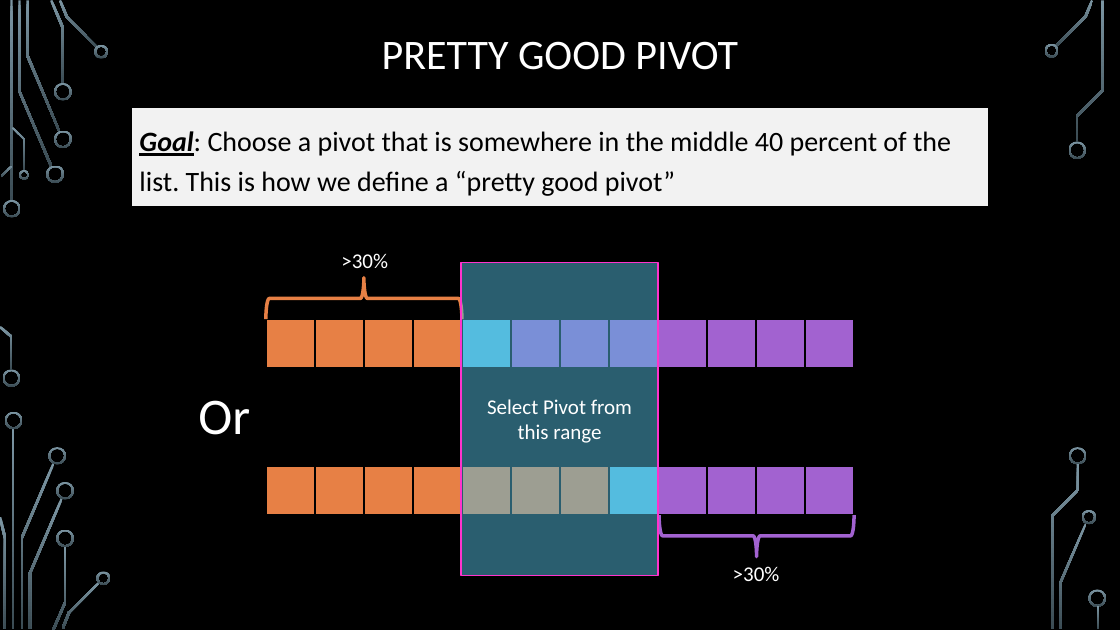
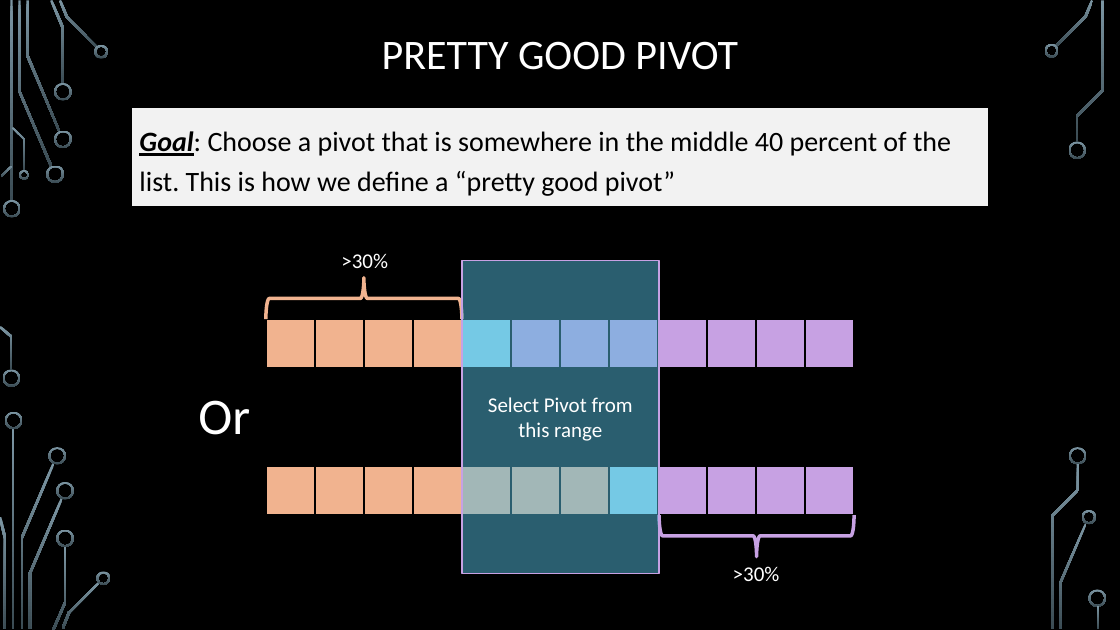
Before and after one commit to markfloryan/dsa2, a slide deck: slide 17 of slides/02-5-Quickselect.pptx. Drawn at 1120x630 pixels with LibreOffice and Linux fonts; fonts in the diff are those of the drawing; background and template pictures are left out. Boxes give left, top, right and bottom in pixels: in the first picture for what was removed or moved away, otherwise in the second. Text is boxed around its words. In the diff, an @@ line names an element or a change of style, - is before the commit and + after.

```diff
--- a/slides/02-5-Quickselect.pptx
+++ b/slides/02-5-Quickselect.pptx
@@ rectangle "Select Pivot from this range" at box(462, 260, 660, 574): outline #FF33CC 1.25 pt to #C7A1E3 1.25 pt @@
@@ right brace at box(266, 277, 462, 318): outline #E78045 3 pt to #F1B38F 3 pt @@
@@ rectangle at box(462, 319, 511, 368): fill #54BCDF to #98D7EC @@
@@ fill #E78045 to #F1B38F in 11 elements at box(266, 319, 315, 368), box(315, 319, 364, 368), box(364, 319, 413, 368), box(413, 319, 462, 368), box(266, 466, 315, 515), box(315, 466, 364, 515), box(364, 466, 413, 515), box(413, 466, 462, 515), box(462, 466, 511, 515), box(511, 466, 560, 515), box(560, 466, 609, 515) @@
@@ rectangle at box(609, 466, 658, 515): fill #54BCDF to #98D7EC @@
@@ fill #A262D0 to #C7A1E3 in 11 elements at box(511, 319, 560, 368), box(560, 319, 609, 368), box(609, 319, 658, 368), box(658, 319, 707, 368), box(707, 319, 756, 368), box(756, 319, 805, 368), box(805, 319, 854, 368), box(658, 466, 707, 515), box(707, 466, 756, 515), box(756, 466, 805, 515), box(805, 466, 854, 515) @@
@@ right brace at box(659, 515, 854, 557): outline #A262D0 3 pt to #C7A1E3 3 pt @@
```
Also in this commit, not shown: 12 other slides changed, 3 other files.
